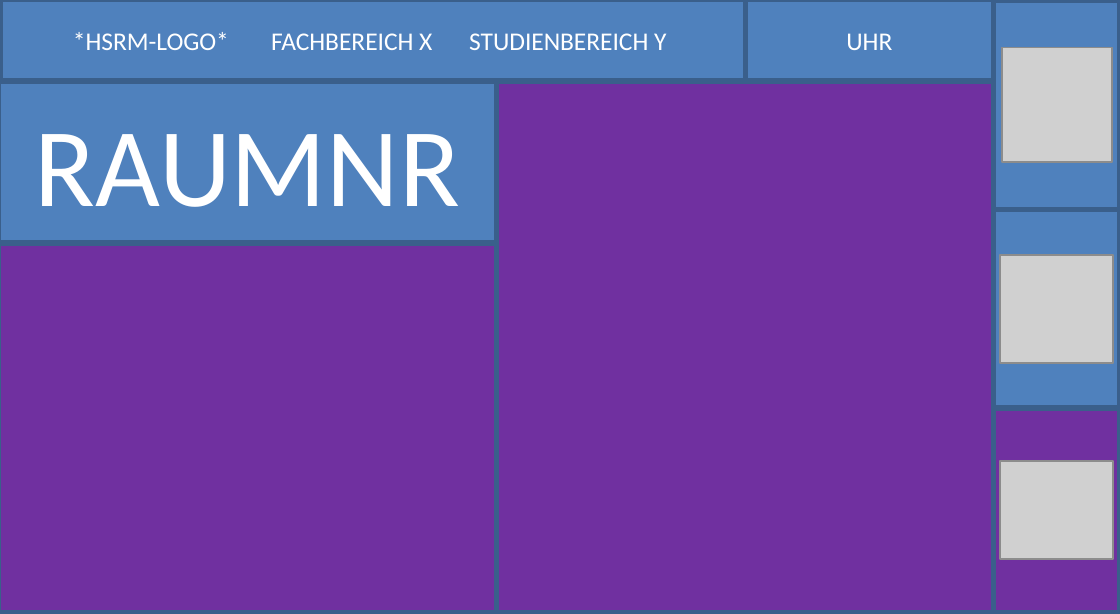
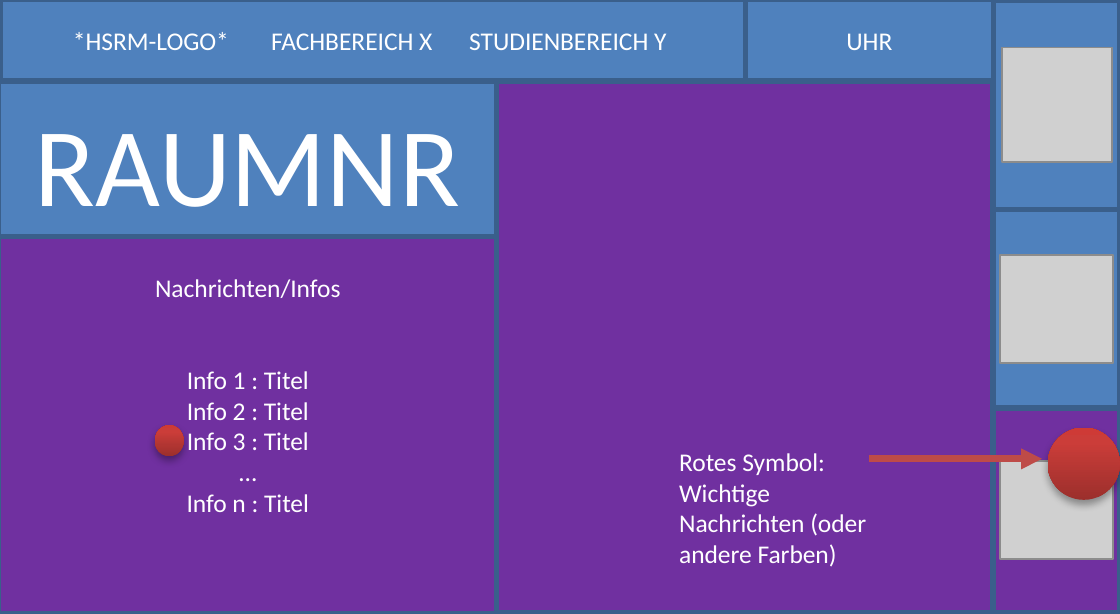
Before and after one commit to 3xtogo/dwd, a slide deck: slide 7 of doku/Layout_Design.pptx (slide 4 before the commit). Drawn at 1120x614 pixels with LibreOffice and Linux fonts; fonts in the diff are those of the drawing; grey boxes stand for pictures. Boxes give left, top, right and bottom in pixels: in the first picture for what was removed or moved away, otherwise in the second. Text is boxed around its words. In the diff, an @@ line names an element or a change of style, - is before the commit and + after.

```diff
--- a/doku/Layout_Design.pptx
+++ b/doku/Layout_Design.pptx
@@ rectangle "Nachrichten/Infos": place and size @@
-rectangle "Nachrichten/Infos" at box(0, 242, 496, 611)
+rectangle "Nachrichten/Infos" at box(0, 237, 496, 614)
@@ text in rectangle at box(155, 279, 340, 512): text added @@
+Nachrichten/Infos
+Info 1 : Titel
+Info 2 : Titel
+Info 3 : Titel
+…
+Info n : Titel
@@ ellipse added at box(154, 426, 184, 457), fill gradient #9C2F2D to #CB3E3A to #CE3B37 @@
@@ ellipse added at box(1048, 428, 1120, 499), fill gradient #9C2F2D to #CB3E3A to #CE3B37 @@
@@ text added at box(679, 453, 866, 567), 10 pt, text #FFFFFF @@
+Rotes Symbol: Wichtige Nachrichten (oder andere Farben)
@@ arrow added from (870, 459) to (1043, 459), #BF4C48 2.75 pt @@
```
Also in this commit, not shown: 3 other slides changed, 6 slides added, 2 other files.
